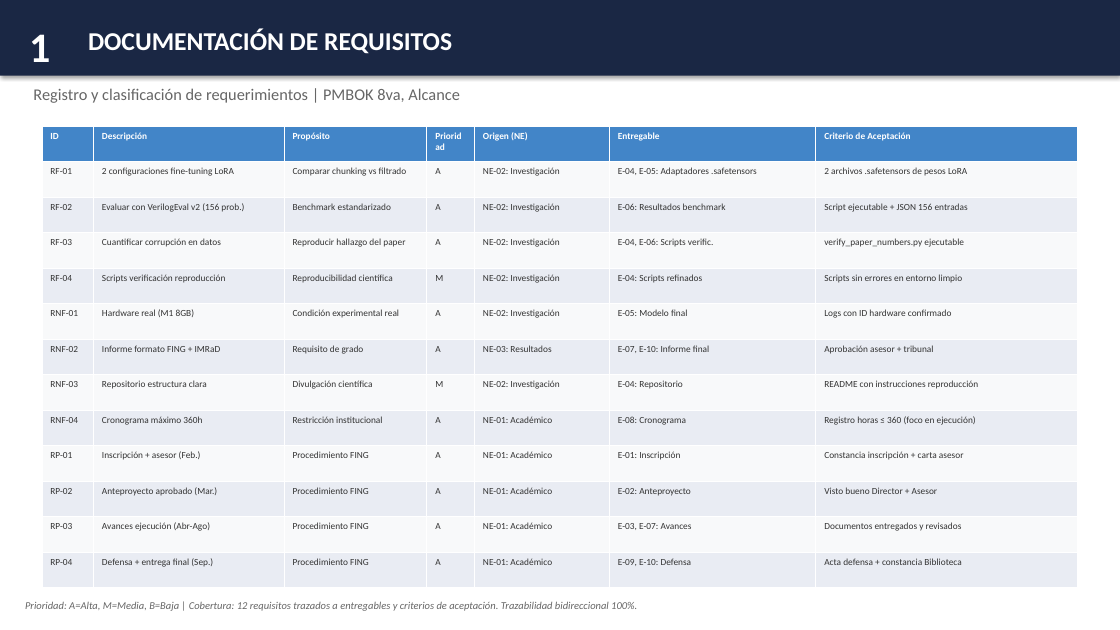
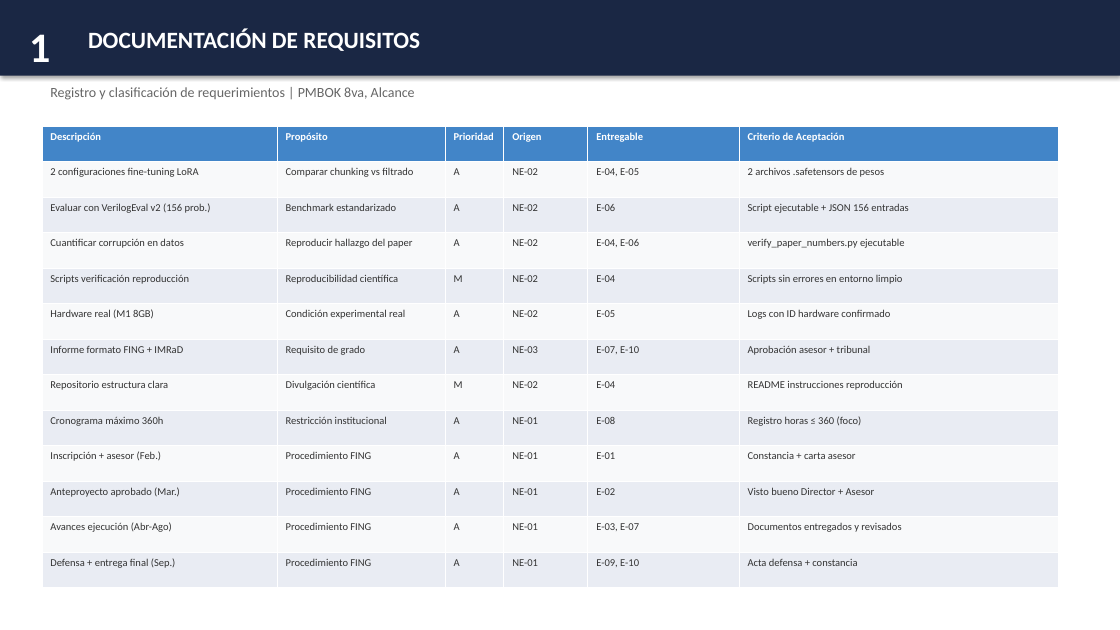
Before and after one commit to pabloflores465/edt-tesis-project, a slide deck: slide 13 of revision/entregables_finales/LoRA_Plan_Direccion_Proyecto_Completo.pptx. Drawn at 1120x630 pixels with LibreOffice and Linux fonts; fonts in the diff are those of the drawing. Boxes give left, top, right and bottom in pixels: in the first picture for what was removed or moved away, otherwise in the second. Text is boxed around its words. In the diff, an @@ line names an element or a change of style, - is before the commit and + after.

Commit message:
fix: presentación completa — correcciones de formato
- Tablas centradas con márgenes uniformes (20 tablas)
- IDs eliminados de d4, d6, d13, d52, d54
- Subtítulos de dominio ajustados (sin overflow) d2,d5,d10,d23,d35,d43,d50
- EDT: removido resumen, agregada numeración de fases
- Cronograma: removido resumen d26
- Calendario: reconstruido con texto ajustado d28
- Lista de actividades: 110 tareas en 3 slides (37+37+36)
- Cards expandidas: d36, d37, d42, d49, d53
- Lecciones aprendidas: removida sección Proceso d54
- Lista de Hitos recuperada d34
- Diagramas de Red movido a d55

```diff
--- a/revision/entregables_finales/LoRA_Plan_Direccion_Proyecto_Completo.pptx
+++ b/revision/entregables_finales/LoRA_Plan_Direccion_Proyecto_Completo.pptx
@@ text "DOCUMENTACIÓN DE REQUISITOS" at [88,28,420,51]: size 22 to 20 pt @@
@@ text "Registro y clasificación de requerimientos ...": place and size @@
-text "Registro y clasificación de requerimientos ..." at [33,88,459,103]
+text "Registro y clasificación de requerimientos ..." at [50,87,415,100]
@@ text "Registro y clasificación de requerimientos ..." at [50,87,415,100]: size 14 to 12 pt @@
@@ table at [42,126,1059,588] @@
-column 1: ID | RF-01 | RF-02 | RF-03 | RF-04 | RNF-01 | RNF-02 | RNF-03 | RNF-04 | RP-01 | RP-02 | RP-03 | RP-04
-column 5: Origen (NE) | NE-02: Investigación | NE-02: Investigación | NE-02: Investigación | NE-02: Investigación | NE-02: Investigación | NE-03: Resultados | NE-02: Investigación | NE-01: Académico | NE-01: Académico | NE-01: Académico | NE-01: Académico | NE-01: Académico
+column 4: Origen | NE-02 | NE-02 | NE-02 | NE-02 | NE-02 | NE-03 | NE-02 | NE-01 | NE-01 | NE-01 | NE-01 | NE-01
-column 6: Entregable | E-04, E-05: Adaptadores .safetensors | E-06: Resultados benchmark | E-04, E-06: Scripts verific. | E-04: Scripts refinados | E-05: Modelo final | E-07, E-10: Informe final | E-04: Repositorio | E-08: Cronograma | E-01: Inscripción | E-02: Anteproyecto | E-03, E-07: Avances | E-09, E-10: Defensa
+column 5: Entregable | E-04, E-05 | E-06 | E-04, E-06 | E-04 | E-05 | E-07, E-10 | E-04 | E-08 | E-01 | E-02 | E-03, E-07 | E-09, E-10
-column 7: Criterio de Aceptación | 2 archivos .safetensors de pesos LoRA | Script ejecutable + JSON 156 entradas | verify_paper_numbers.py ejecutable | Scripts sin errores en entorno limpio | Logs con ID hardware confirmado | Aprobación asesor + tribunal | README con instrucciones reproducción | Registro horas ≤ 360 (foco en ejecución) | Constancia inscripción + carta asesor | Visto bueno Director + Asesor | Documentos entregados y revisados | Acta defensa + constancia Biblioteca
+column 6: Criterio de Aceptación | 2 archivos .safetensors de pesos | Script ejecutable + JSON 156 entradas | verify_paper_numbers.py ejecutable | Scripts sin errores en entorno limpio | Logs con ID hardware confirmado | Aprobación asesor + tribunal | README instrucciones reproducción | Registro horas ≤ 360 (foco) | Constancia + carta asesor | Visto bueno Director + Asesor | Documentos entregados y revisados | Acta defensa + constancia
@@ table: place and size @@
-table at [42,126,1079,588]
+table at [42,126,1059,588]
@@ text removed at [25,601,637,611] @@
-Prioridad: A=Alta, M=Media, B=Baja | Cobertura: 12 requisitos trazados a entregables y criterios de aceptación. Trazabilidad bidireccional 100%.
```
Also in this commit, not shown: 24 other slides changed, 2 slides added, 2 slides removed, 1 other file.
